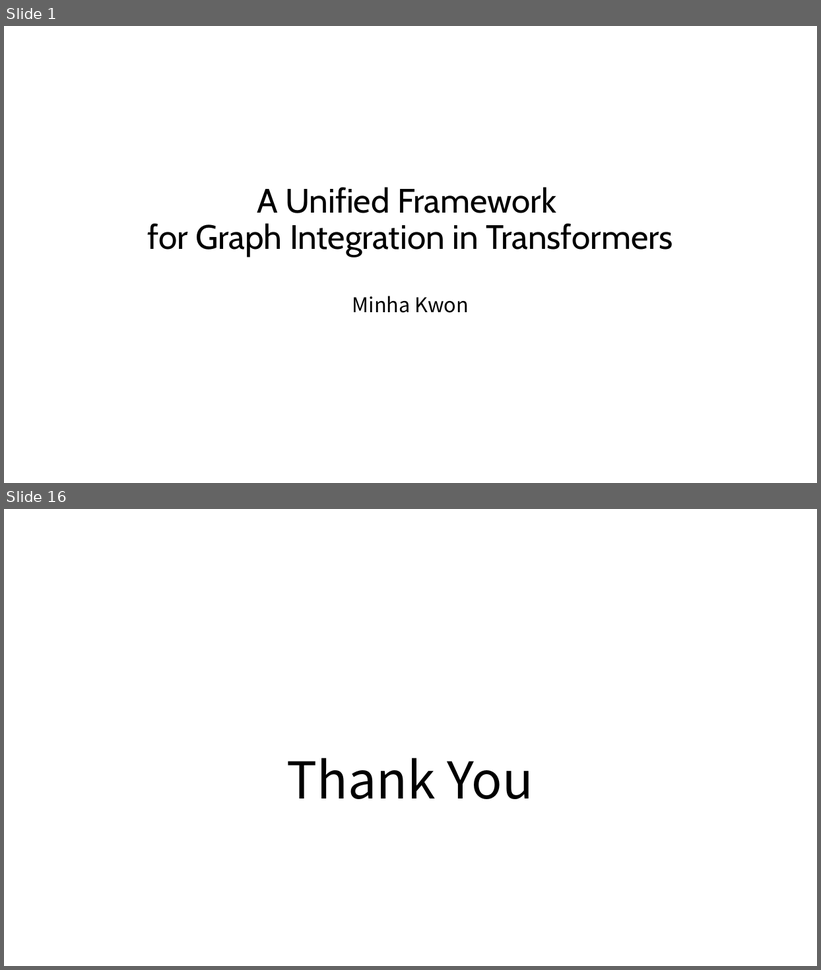
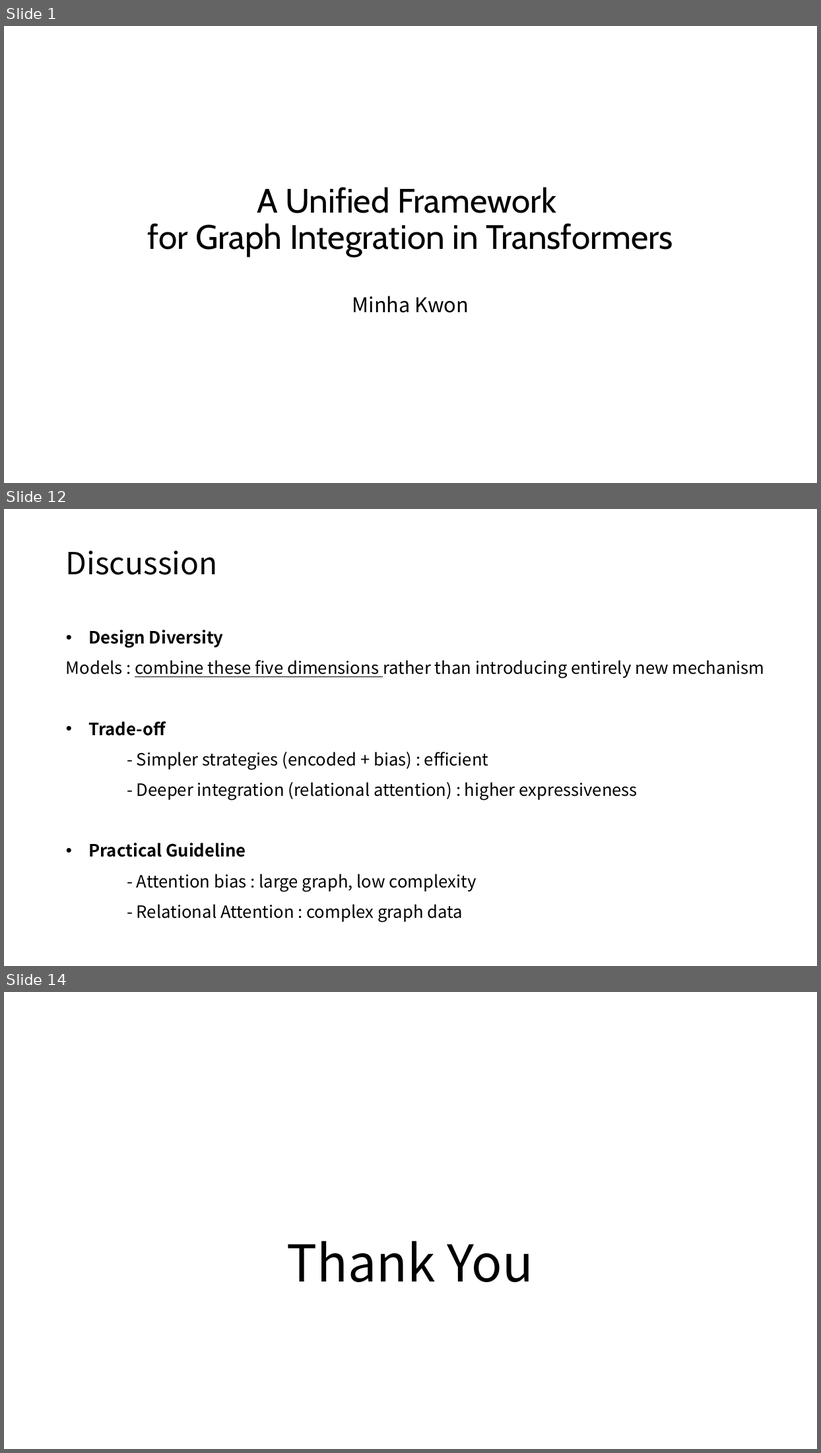
Before and after one commit to kminha22/deep-learning-project, a slide deck: Slide.pptx. Shown one above the other, each under a label of ours: slides 1 and 16 before the commit, slides 1, 12 and 14 after it; the slides between them are not shown. The pictures are 821x970 and 821x1453 pixels, drawn with LibreOffice and Linux fonts; fonts in the diff are those of the drawing. Boxes give left, top, right and bottom in pixels: in the first picture for what was removed or moved away, otherwise in the second. Text is boxed around its words. In the diff, an @@ line names an element or a change of style, - is before the commit and + after.

```diff
--- a/Slide.pptx
+++ b/Slide.pptx
@@ slide 12 added at bbox=[4, 509, 817, 966], background #FFFFFF @@
@@ title added at bbox=[66, 551, 218, 575], 36 pt, text #000000 @@
+Discussion
@@ text added at bbox=[66, 630, 765, 923], 20 pt, text #000000 @@
+• Design Diversity
+Models : combine these five dimensions rather than introducing entirely new mechanism
+• Trade-off
+- Simpler strategies (encoded + bias) : efficient
+- Deeper integration (relational attention) : higher expressiveness
+• Practical Guideline
+- Attention bias : large graph, low complexity
+- Relational Attention : complex graph data
@@ what was slide 16 is now slide 14 @@
```
Also in this commit, not shown: 9 slides changed, 2 other slides added, 5 slides removed.
